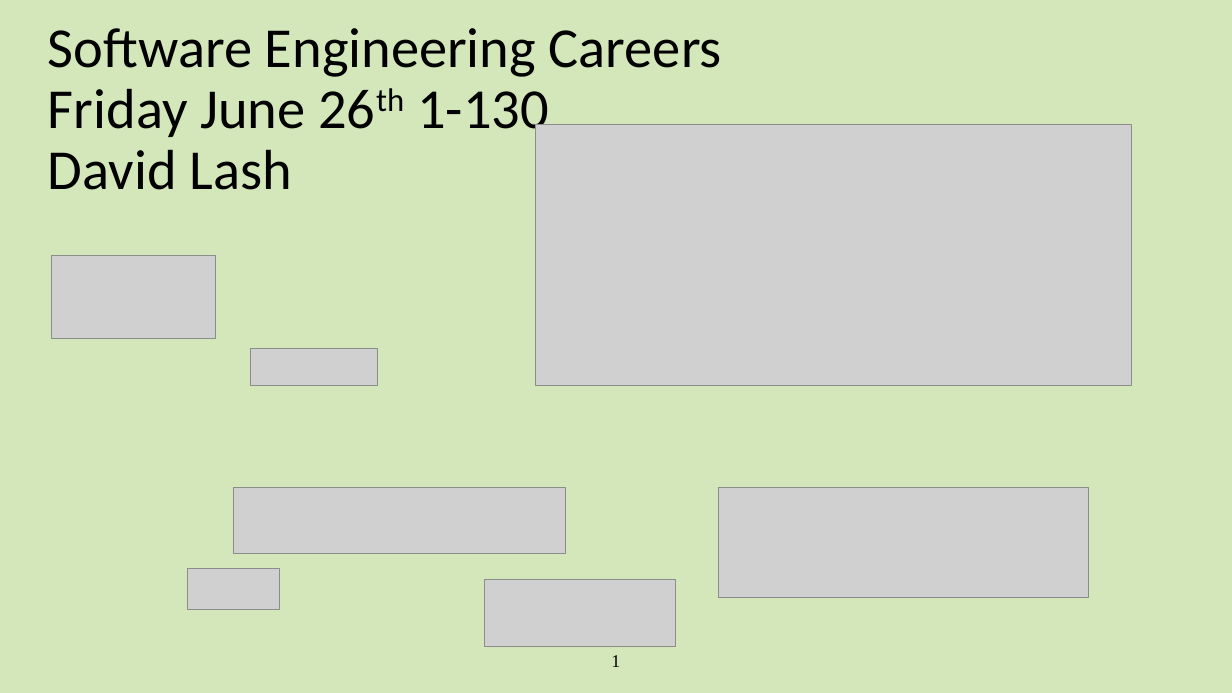
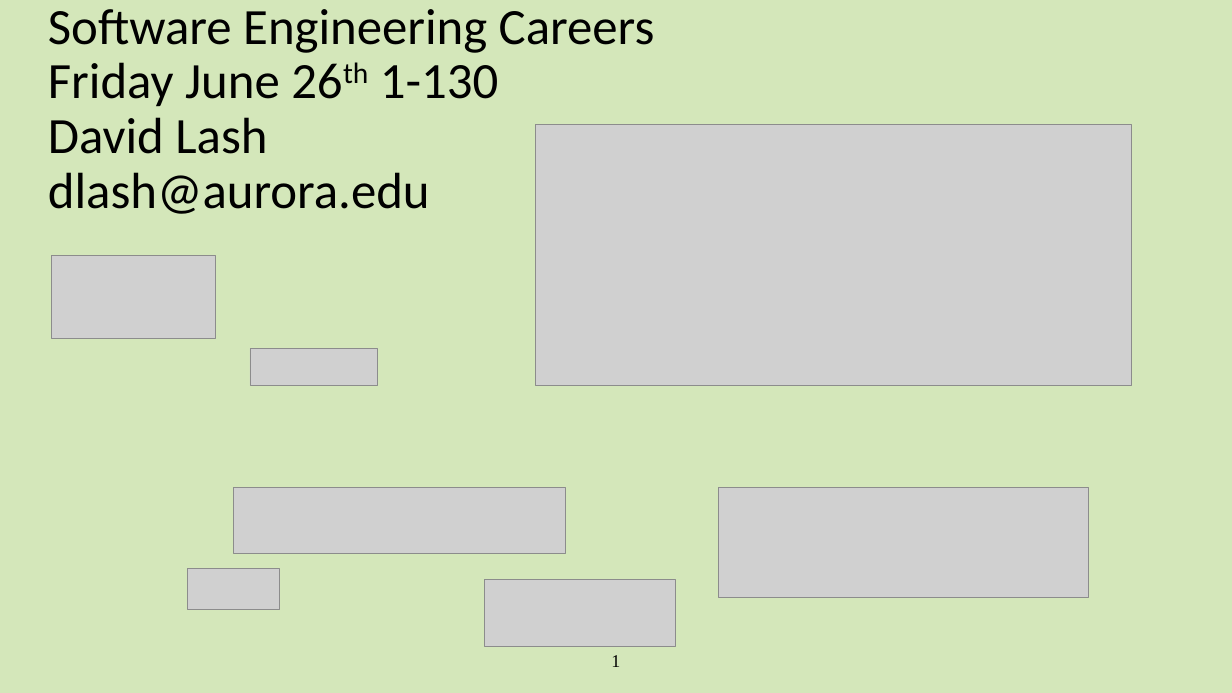
Before and after one commit to dlash02/SEJobTalk, a slide deck: slide 1 of SoftwareEngineeringV2.pptx. Drawn at 1232x693 pixels with LibreOffice and Linux fonts; fonts in the diff are those of the drawing; grey boxes stand for pictures. Boxes give left, top, right and bottom in pixels: in the first picture for what was removed or moved away, otherwise in the second. Text is boxed around its words. In the diff, an @@ line names an element or a change of style, - is before the commit and + after.

```diff
--- a/SoftwareEngineeringV2.pptx
+++ b/SoftwareEngineeringV2.pptx
@@ title at (48,9,655,214): text changed; size 44 to 39.6 pt @@
-Software Engineering Careers
-Friday June 26th 1-130
-David Lash
+Software Engineering Careers
+Friday June 26th 1-130
+David Lash
+dlash@aurora.edu
```
Also in this commit, not shown: 4 other slides changed.
